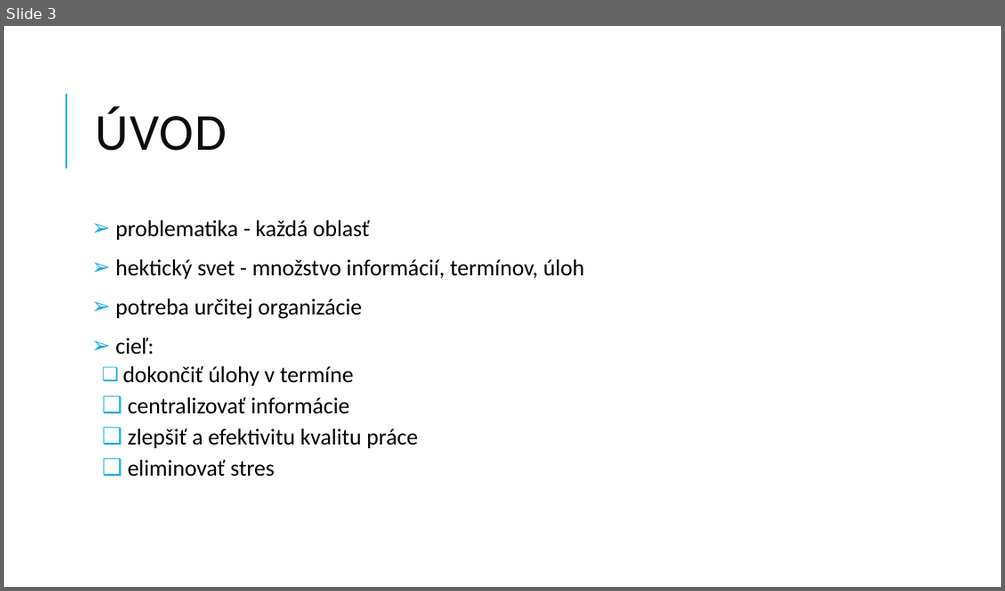
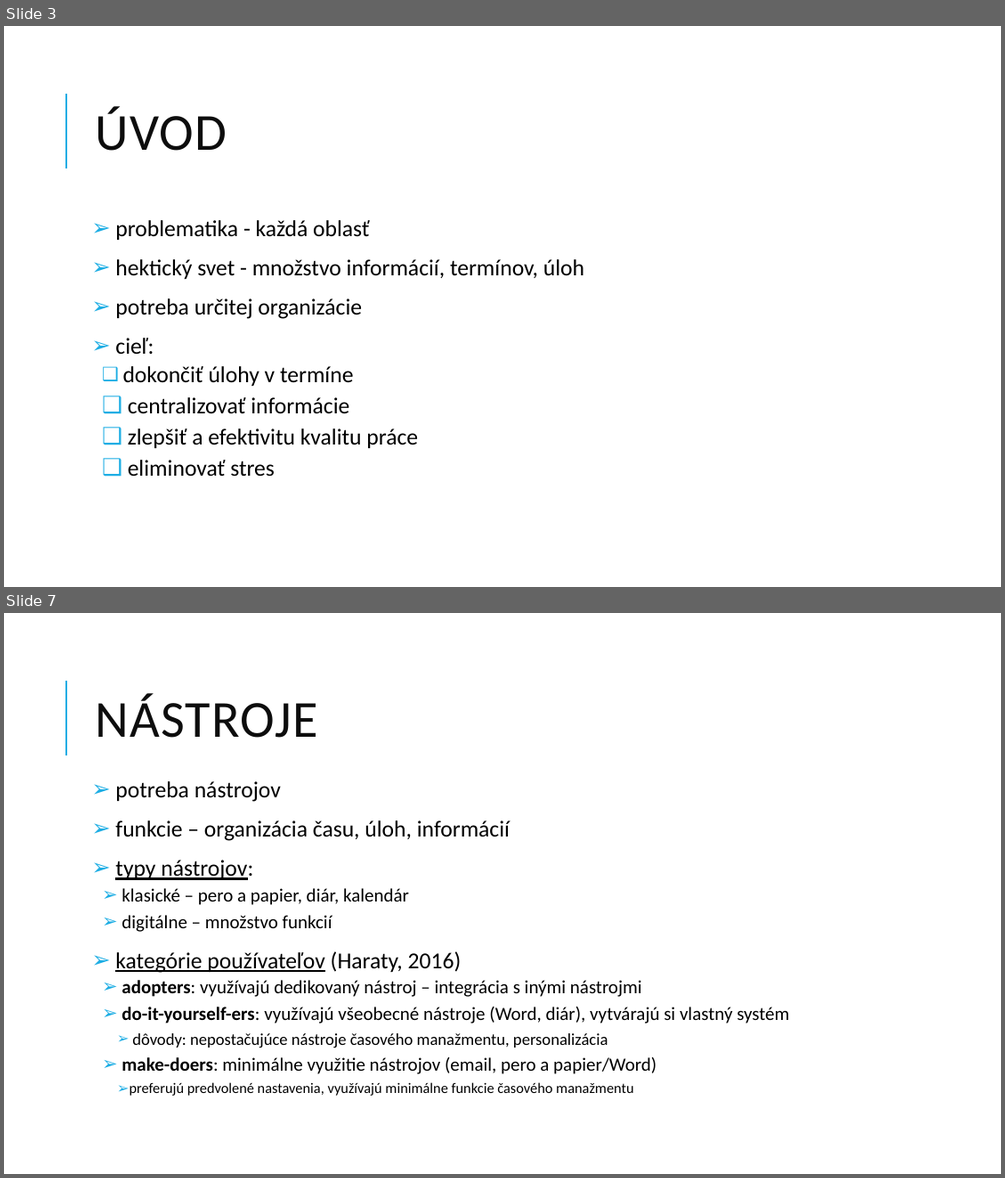
Before and after one commit to Plasmoxy/MIP_clanok, a slide deck: petrik_mip_present.pptx. Shown one above the other, each under a label of ours: slide 3 before the commit, slides 3 and 7 after it; the slides between them are not shown. The pictures are 1005x591 and 1005x1178 pixels, drawn with LibreOffice and Linux fonts; fonts in the diff are those of the drawing. Boxes give left, top, right and bottom in pixels: in the first picture for what was removed or moved away, otherwise in the second. Text is boxed around its words. In the diff, an @@ line names an element or a change of style, - is before the commit and + after.

```diff
--- a/petrik_mip_present.pptx
+++ b/petrik_mip_present.pptx
@@ slide 7 added at (x1=4, y1=613, x2=1001, y2=1174), background #FFFFFF; not listed: 1 template element that a slide beside it also shows @@
@@ title added at (x1=95, y1=694, x2=317, y2=738), 50 pt, text #0D0D0D @@
+NÁSTROJE
@@ text added at (x1=115, y1=781, x2=789, y2=1095), 18 pt, text #000000 @@
+➢ potreba nástrojov
+➢ funkcie – organizácia času, úloh, informácií
+➢ typy nástrojov:
+  ➢ klasické – pero a papier, diár, kalendár
+  ➢ digitálne – množstvo funkcií
+➢ kategórie používateľov (Haraty, 2016)
+  ➢ adopters: využívajú dedikovaný nástroj – integrácia s inými nástrojmi
+  ➢ do-it-yourself-ers: využívajú všeobecné nástroje (Word, diár), vytvárajú si vlastný systém
+    ➢ dôvody: nepostačujúce nástroje časového manažmentu, personalizácia
+  ➢ make-doers: minimálne využitie nástrojov (email, pero a papier/Word)
+    ➢ preferujú predvolené nastavenia, využívajú minimálne funkcie časového manažmentu
```
Also in this commit, not shown: 1 slide changed, 3 other slides added, 1 other file.
